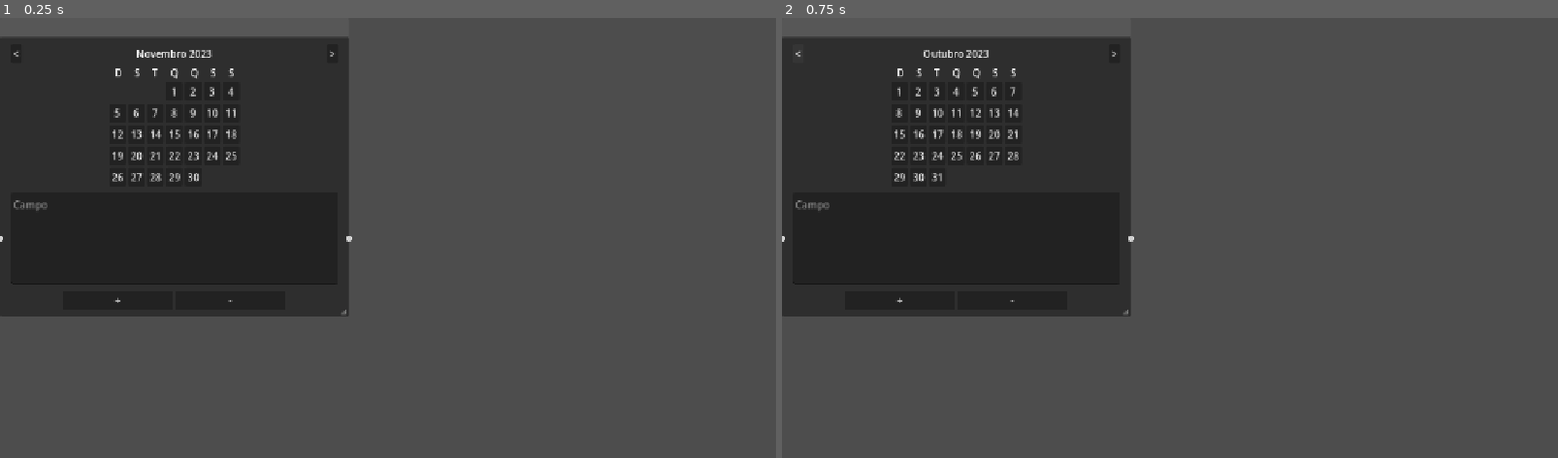
Above: before the commit, frames 1-2 (left to right).
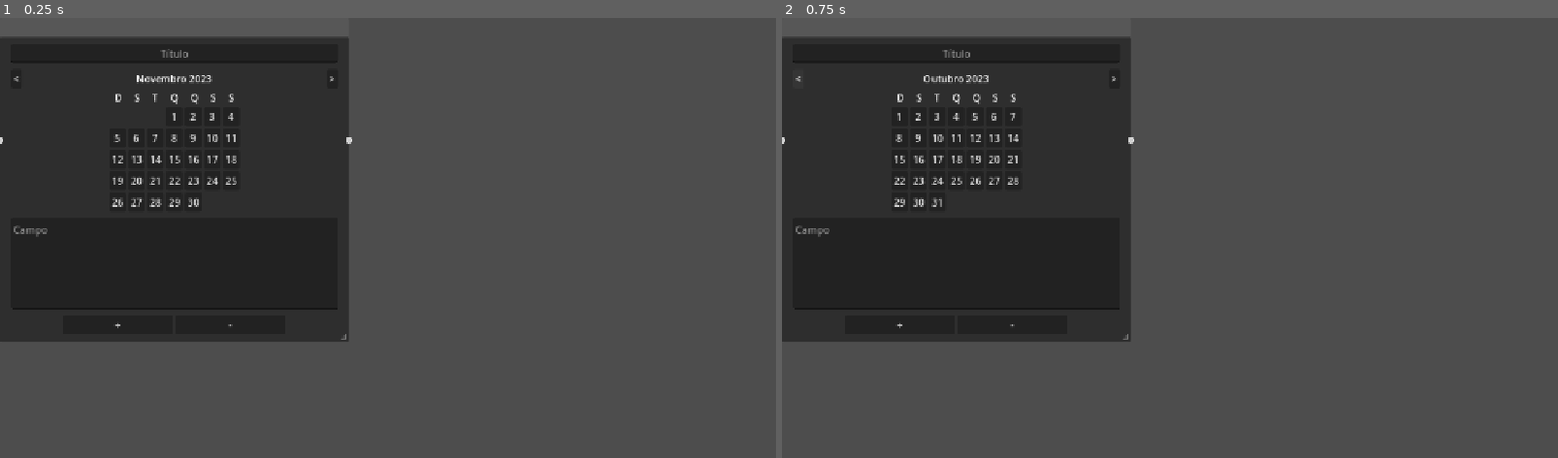
Above: after the commit, the same moments.

Repository: Miguel-de-Souza/Map-infinity
Game: Godot game, scene res://tscn/graph_node_calendario.tscn
Same seed, same stepped clock (60 frames per second), same inputs: the game is played once before the commit and once after it. This scene is started directly instead of the project's main scene.
Inputs:
- Up to frame 1 (0.25 s): no input
- Up to frame 2 (0.75 s): click "<" at 0.5 s

The runs differ from the first frame. In frame 1, 3.8% of the frame differs, in the area x 0-46%, y 7-74%; in frame 2, 3.8%.

Commit message:
Adicionado Titulo ao Node Calendario- (0.0.9)
O node Calendario agora tem titulo

Diff:
--- a/Scripts/graph_nodo_calendario.gd
+++ b/Scripts/graph_nodo_calendario.gd
@@ -6,6 +6,8 @@
 @export var campo_spin: SpinBox
 @export var checked_b: CheckBox
 @export var Minimum_R := false
+@export var title_line: LineEdit
+@export var font_size: SpinBox
 
 var mes : int
 var ano : int
@@ -14,6 +16,8 @@
 const SAVE_PATH = "user://eventos.json"
 
 func _ready():
+
+	font_size.value = Global.font_size_title_default
 	campo_spin.value = Global.font_size_default
 
 	_on_font_size_campo_value_changed(campo_spin.value)
@@ -22,12 +26,17 @@
 	ano = agora.year
 	mes = agora.month
 
+	_on_font_size_campo_value_changed(campo_spin.value)
+	_on_font_size_title_value_changed(font_size.value)
+
 	atualizar_calendario()
 
 func _process(_delta: float) -> void:
 	if Input.is_action_pressed("ui_text_delete") and selected:
-		Global.alteraction()
-		queue_free()
+		if not title_line.has_focus() and not text_edit.has_focus():
+			Global.alteraction()
+			Global.selected_nodes -= 1
+			queue_free()
 
 func _gui_input(event):
 	if event is InputEventMouseButton:
@@ -158,14 +167,18 @@
 func get_save_data() -> Dictionary:
 	return {
 		"font_size": campo_spin.value,
+		"title_font_size": font_size.value,
 		"mes": mes,
 		"ano": ano,
 		"eventos": eventos,
 		"dia_selecionado": dia_selecionado,
-		"texto_atual": text_edit.text
+		"texto_atual": text_edit.text,
+		"title": title_line.text,
 	}
 
 func load_save_data(data: Dictionary) -> void:
+
+	title_line.text = data.get("title", "Node")
 	mes = data.get("mes", mes)
 	ano = data.get("ano", ano)
 	eventos = data.get("eventos", {})
@@ -174,7 +187,10 @@
 	text_edit.text = data.get("texto_atual", "")
 
 	campo_spin.value = data.get("font_size", 14)
+	font_size.value = data.get("title_font_size", 14)
+
 	_on_font_size_campo_value_changed(campo_spin.value)
+	_on_font_size_title_value_changed(font_size.value)
 
 	atualizar_calendario()
 
@@ -259,3 +275,8 @@
 
 func _on_position_offset_changed() -> void:
 	Global.alteraction()
+
+
+func _on_font_size_title_value_changed(value: float) -> void:
+	title_line.add_theme_font_size_override("font_size", int(value))
+	Global.alteraction()
--- a/Scripts/ttle.gd
+++ b/Scripts/ttle.gd
@@ -1,5 +1,4 @@
 extends LineEdit
-
 
 func _on_text_changed(_new_text: String) -> void:
 	Global.alteraction()
--- a/tscn/graph_node.tscn
+++ b/tscn/graph_node.tscn
@@ -47,7 +47,6 @@
 size_fonts = NodePath("Window Config/MarginContainer/Container Left/HBoxContainer/Container Size Camps/Container Size Block/Font Size Campo")
 font_size = NodePath("Window Config/MarginContainer/Container Left/HBoxContainer/Container Size Camps/Container Size Title/Font Size Title")
 size_content = NodePath("Window Config/MarginContainer/Container Left/HBoxContainer/MarginContainer/VBoxContainer/Container Content/Check Ajust")
-Minimum_R = true
 metadata/_edit_horizontal_guides_ = [-8.0, -8.0]
 
 [node name="Ttle" parent="." unique_id=294100434 instance=ExtResource("2_pvawi")]
--- a/tscn/graph_node_calendario.tscn
+++ b/tscn/graph_node_calendario.tscn
@@ -3,9 +3,10 @@
 [ext_resource type="Script" uid="uid://c2w6dp2a4flq" path="res://Scripts/graph_nodo_calendario.gd" id="1_rmxd2"]
 [ext_resource type="PackedScene" uid="uid://boljte0boxxdk" path="res://tscn/notepad.tscn" id="2_ffbfs"]
 [ext_resource type="PackedScene" uid="uid://d3x6md1kxy124" path="res://tscn/window_config.tscn" id="2_v35jj"]
+[ext_resource type="PackedScene" uid="uid://dyxn2spfd3ra7" path="res://tscn/ttle.tscn" id="2_yyry6"]
 [ext_resource type="PackedScene" uid="uid://xy0ns1155ldc" path="res://tscn/check_mini_ok.tscn" id="4_x7o7d"]
 
-[node name="GraphNode" type="GraphNode" unique_id=56170215 node_paths=PackedStringArray("grid", "label_mes", "text_edit", "campo_spin", "checked_b")]
+[node name="GraphNode" type="GraphNode" unique_id=56170215 node_paths=PackedStringArray("grid", "label_mes", "text_edit", "campo_spin", "checked_b", "title_line", "font_size")]
 offset_right = 571.0
 offset_bottom = 277.0
 theme_override_constants/separation = 10
@@ -37,12 +38,26 @@
 slot/2/right_color = Color(1, 1, 1, 1)
 slot/2/right_icon = null
 slot/2/draw_stylebox = true
+slot/3/left_enabled = false
+slot/3/left_type = 0
+slot/3/left_color = Color(1, 1, 1, 1)
+slot/3/left_icon = null
+slot/3/right_enabled = false
+slot/3/right_type = 0
+slot/3/right_color = Color(1, 1, 1, 1)
+slot/3/right_icon = null
+slot/3/draw_stylebox = true
 script = ExtResource("1_rmxd2")
 grid = NodePath("VBoxContainer/GridContainer")
 label_mes = NodePath("VBoxContainer/HBoxContainer/Label")
 text_edit = NodePath("Notepad")
 campo_spin = NodePath("Window Config/VBoxContainer/Container Size Block/Font Size Campo")
 checked_b = NodePath("Window Config/VBoxContainer/Container Content/Check Ajust")
+title_line = NodePath("Ttle")
+font_size = NodePath("Window Config/VBoxContainer/Container Size Title/Font Size Title")
+
+[node name="Ttle" parent="." unique_id=294100434 instance=ExtResource("2_yyry6")]
+layout_mode = 2
 
 [node name="VBoxContainer" type="VBoxContainer" parent="." unique_id=304190397]
 layout_mode = 2
@@ -108,7 +123,7 @@
 layout_mode = 2
 
 [node name="Window Config" parent="." unique_id=482414457 node_paths=PackedStringArray("graphnod") instance=ExtResource("2_v35jj")]
-size = Vector2i(406, 100)
+size = Vector2i(406, 150)
 visible = false
 graphnod = NodePath("..")
 
@@ -125,6 +140,23 @@
 grow_horizontal = 2
 grow_vertical = 2
 
+[node name="Container Size Title" type="HBoxContainer" parent="Window Config/VBoxContainer" unique_id=114936490]
+layout_mode = 2
+size_flags_horizontal = 4
+theme_override_constants/separation = 14
+
+[node name="Title" type="Label" parent="Window Config/VBoxContainer/Container Size Title" unique_id=1394510786]
+layout_mode = 2
+text = "Título"
+horizontal_alignment = 1
+vertical_alignment = 1
+
+[node name="Font Size Title" type="SpinBox" parent="Window Config/VBoxContainer/Container Size Title" unique_id=1674177192]
+layout_mode = 2
+min_value = 1.0
+max_value = 80.0
+value = 16.0
+
 [node name="Container Size Block" type="HBoxContainer" parent="Window Config/VBoxContainer" unique_id=1764301730]
 layout_mode = 2
 size_flags_horizontal = 4
@@ -183,6 +215,7 @@
 [connection signal="position_offset_changed" from="." to="." method="_on_position_offset_changed"]
 [connection signal="pressed" from="VBoxContainer/HBoxContainer/Button prev" to="." method="_on_button_prev_pressed"]
 [connection signal="pressed" from="VBoxContainer/HBoxContainer/Button next" to="." method="_on_button_next_pressed"]
+[connection signal="value_changed" from="Window Config/VBoxContainer/Container Size Title/Font Size Title" to="." method="_on_font_size_title_value_changed"]
 [connection signal="value_changed" from="Window Config/VBoxContainer/Container Size Block/Font Size Campo" to="." method="_on_font_size_campo_value_changed"]
 [connection signal="pressed" from="Window Config/VBoxContainer/Container Content/Check Ajust" to="." method="_on_check_ajust_pressed"]
 [connection signal="pressed" from="Container Slots/Button Add" to="." method="_on_button_add_pressed"]
